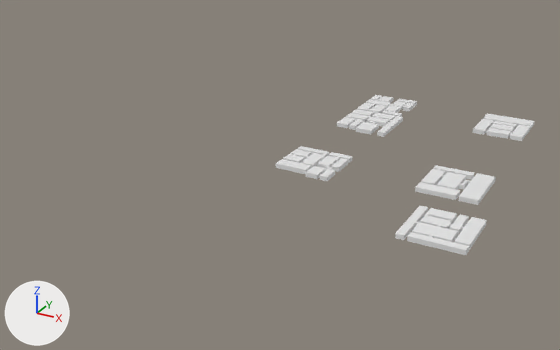
The Blender file room-generator/Generated Room Selection.blend, before and after one commit.
Rendered twice from a 50 mm lens placed at (227.0, -254.0, 147.0), pointed at (55.0, 59.0, -9.0). Every picture has the same lights, and +X, +Y and +Z are marked at lower left.

In view in the first picture: '10', '3', '4', '6', '7', '8'.
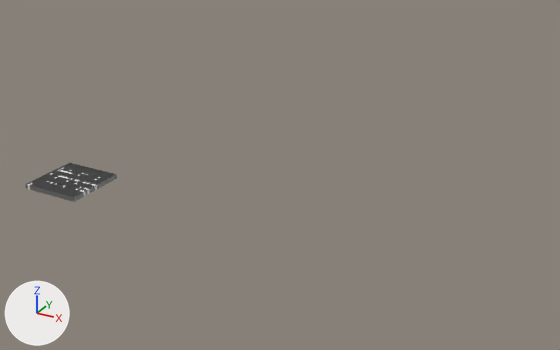
Changed parts and their boxes (x1, y1, x2, y2) in the pictures (560 x 350 px):
'8', hidden: before (395, 206, 487, 255)
'7', hidden: before (415, 165, 496, 205)
'6', moved: before (473, 113, 534, 141); after (27, 164, 110, 201)
'3', hidden: before (276, 146, 353, 181)
'10', moved: before (337, 109, 403, 137); after (32, 163, 115, 201)
'4', moved: before (357, 95, 417, 117); after (30, 164, 115, 200)
'11', added: after (25, 163, 117, 202)

Patch to the scene script:
```diff
--- a/room-generator/Generated Room Selection.blend.py
+++ b/room-generator/Generated Room Selection.blend.py
@@ me_cube_63355 @@
+me_cube_63355.from_pydata(...)  # 1152 vertices, 1150 faces; spans x -28.8..0.0, y -28.8..0.0, z 0.0..2.2
@@ ob_3 @@
 ob_3.location = (87.5, 73.2, 0.0)
+ob_3.hide_set(True)
@@ ob_4 @@
 ob_4 = bpy.data.objects.new('4', me_cube_34551)
-ob_4.location = (86.1, 170.6, 0.0)
+ob_4.location = (0.0, 0.0, 0.0)
@@ ob_6 @@
 ob_6 = bpy.data.objects.new('6', me_cube_57112)
-ob_6.location = (157.1, 168.9, 0.0)
+ob_6.location = (0.0, 0.0, 0.0)
@@ ob_7 @@
 ob_7.location = (155.8, 82.1, 0.0)
+ob_7.hide_set(True)
@@ ob_8 @@
 ob_8.location = (163.9, 36.3, 0.0)
+ob_8.hide_set(True)
@@ ob_10 @@
 ob_10 = bpy.data.objects.new('10', me_cube_61456)
-ob_10.location = (88.8, 139.8, 0.0)
+ob_10.location = (0.0, 0.0, 0.0)
@@ ob_11 @@
+ob_11 = bpy.data.objects.new('11', me_cube_63355)
+ob_11.location = (0.0, 0.0, 0.0)
```
